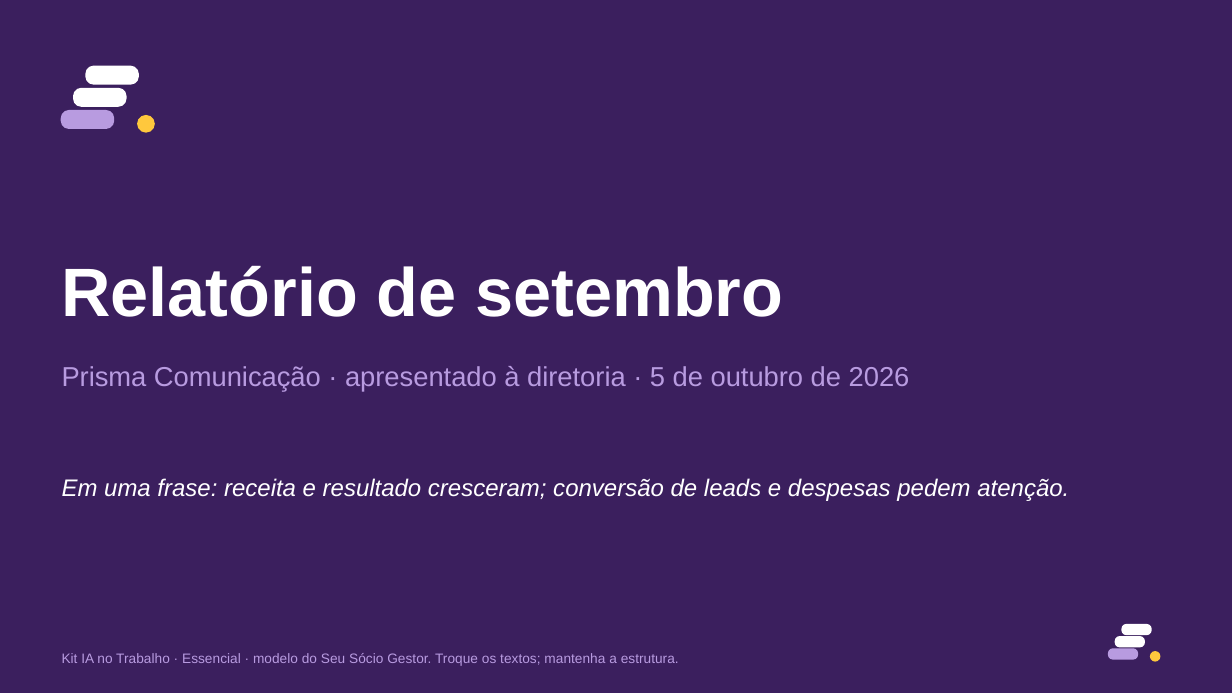
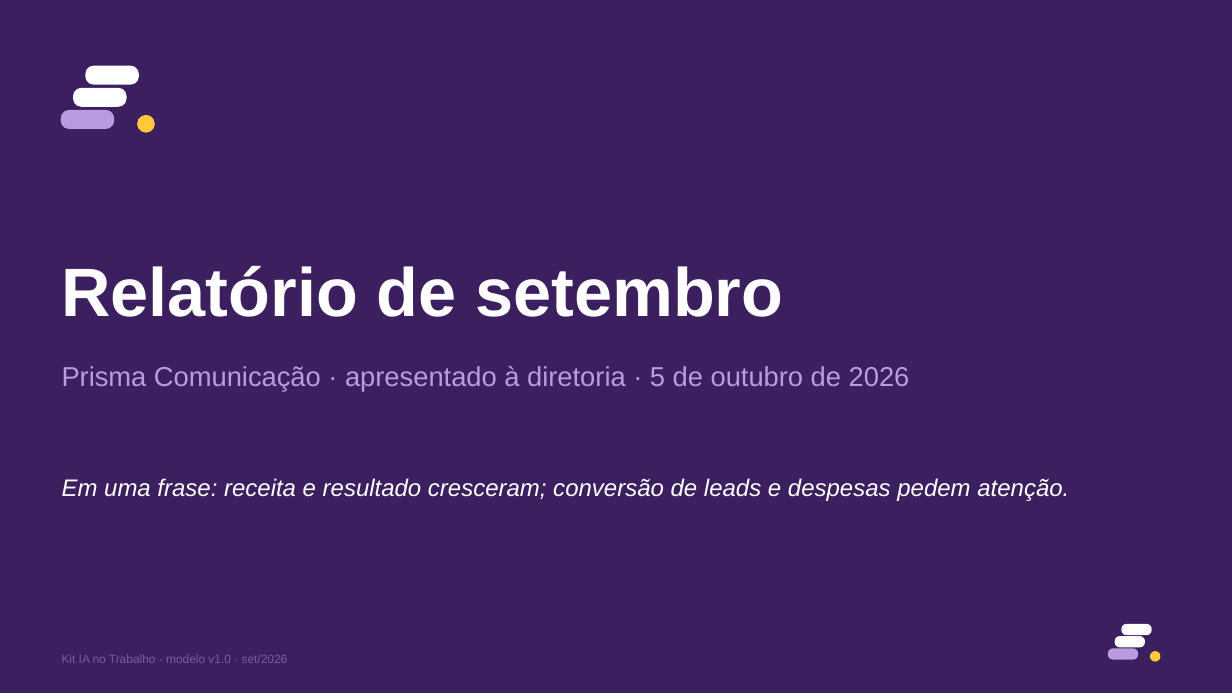
Before and after one commit to eduardomtzz/claude-code, a slide deck: slide 1 of projetos/gestao-ia-planilhas/produto/kit-completo/entrega/15-modelo-relatorio-mensal-8-slides.pptx. Drawn at 1232x693 pixels with LibreOffice and Linux fonts; fonts in the diff are those of the drawing. Boxes give left, top, right and bottom in pixels: in the first picture for what was removed or moved away, otherwise in the second. Text is boxed around its words. In the diff, an @@ line names an element or a change of style, - is before the commit and + after.

```diff
--- a/projetos/gestao-ia-planilhas/produto/kit-completo/entrega/15-modelo-relatorio-mensal-8-slides.pptx
+++ b/projetos/gestao-ia-planilhas/produto/kit-completo/entrega/15-modelo-relatorio-mensal-8-slides.pptx
@@ text at (x1=62, y1=654, x2=288, y2=663): text changed; size 8 to 7 pt; text colour #B89BE0 to #7A5AA8 @@
-Kit IA no Trabalho · Essencial · modelo do Seu Sócio Gestor. Troque os textos; mantenha a estrutura.
+Kit IA no Trabalho · modelo v1.0 · set/2026
```
Also in this commit, not shown: 7 other slides changed, 23 other files.
